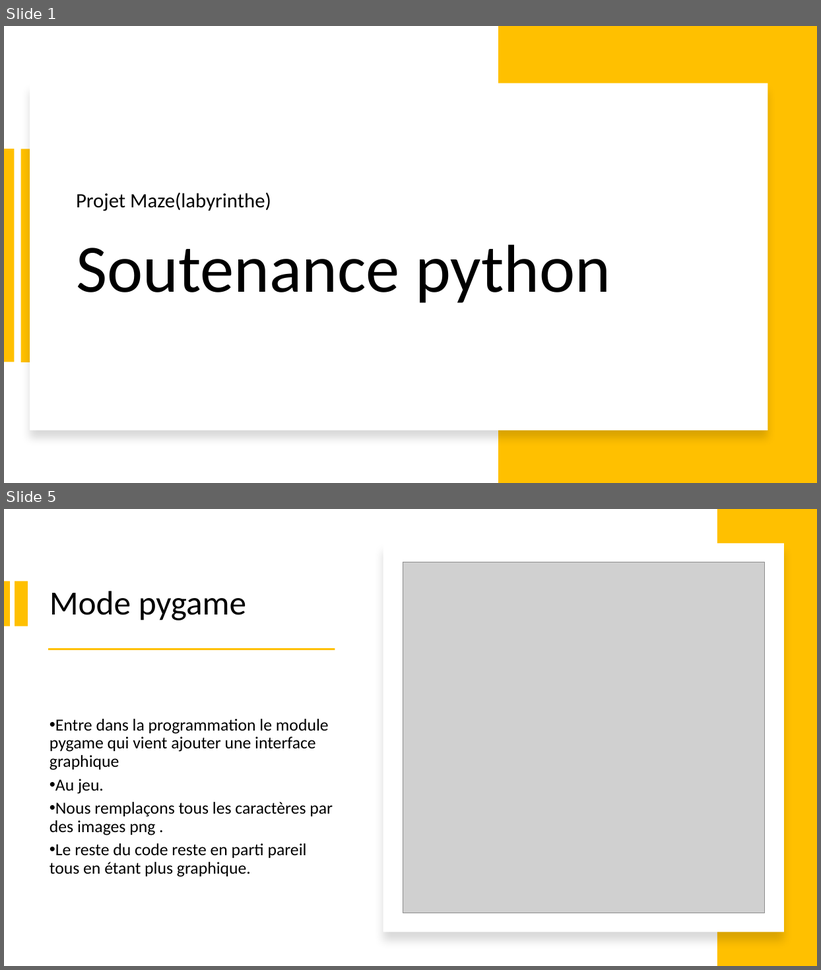
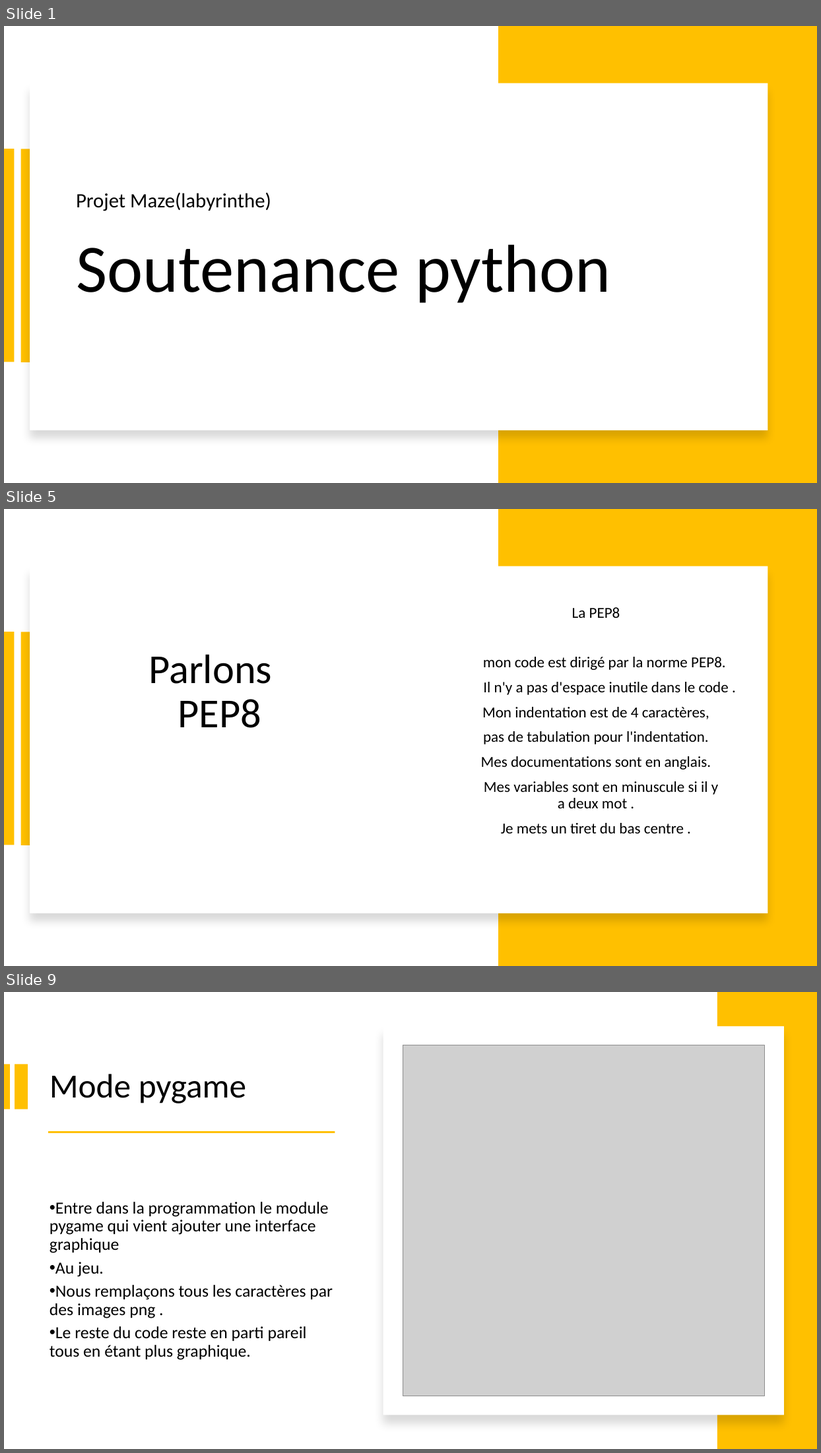
Before and after one commit to adesombre/projet3, a slide deck: soutenance_python.pptx. Shown one above the other, each under a label of ours: slides 1 and 5 before the commit, slides 1, 5 and 9 after it; the slides between them are not shown. The pictures are 821x970 and 821x1453 pixels, drawn with LibreOffice and Linux fonts; fonts in the diff are those of the drawing; grey boxes stand for pictures. Boxes give left, top, right and bottom in pixels: in the first picture for what was removed or moved away, otherwise in the second. Text is boxed around its words. In the diff, an @@ line names an element or a change of style, - is before the commit and + after.

```diff
--- a/soutenance_python.pptx
+++ b/soutenance_python.pptx
@@ slide 5 added at bbox=[4, 509, 817, 966], background #FFFFFF @@
@@ rectangle added at bbox=[499, 509, 817, 966], fill #FFC000 @@
@@ rectangle added at bbox=[30, 566, 768, 914], fill #FFFFFF @@
@@ text added at bbox=[481, 607, 729, 834], 18 pt, text #000000 @@
+La PEP8
+mon code est dirigé par la norme PEP8.
+Il n'y a pas d'espace inutile dans le code .
+Mon indentation est de 4 caractères,
+pas de tabulation pour l'indentation.
+Mes documentations sont en anglais.
+Mes variables sont en minuscule si il y a deux mot .
+Je mets un tiret du bas centre .
@@ rectangle added at bbox=[4, 632, 14, 846], fill #FFC000 @@
@@ rectangle added at bbox=[20, 632, 31, 846], fill #FFC000 @@
@@ title added at bbox=[149, 654, 272, 728], 48.6 pt, text #000000 @@
+Parlons
+PEP8
@@ what was slide 5 is now slide 9 @@
```
Also in this commit, not shown: 8 slides changed, 4 other slides added, 1 other file.
